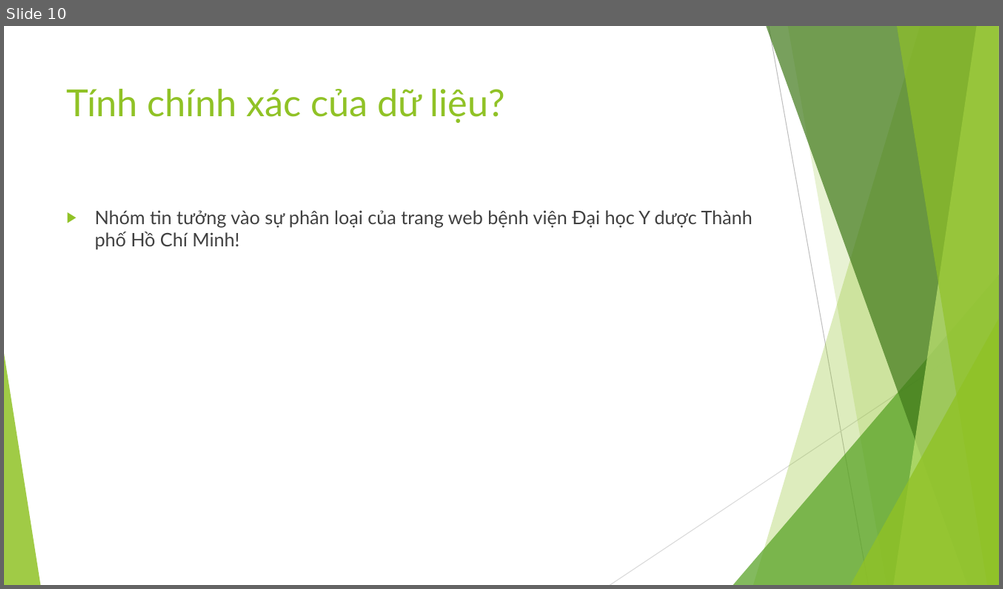
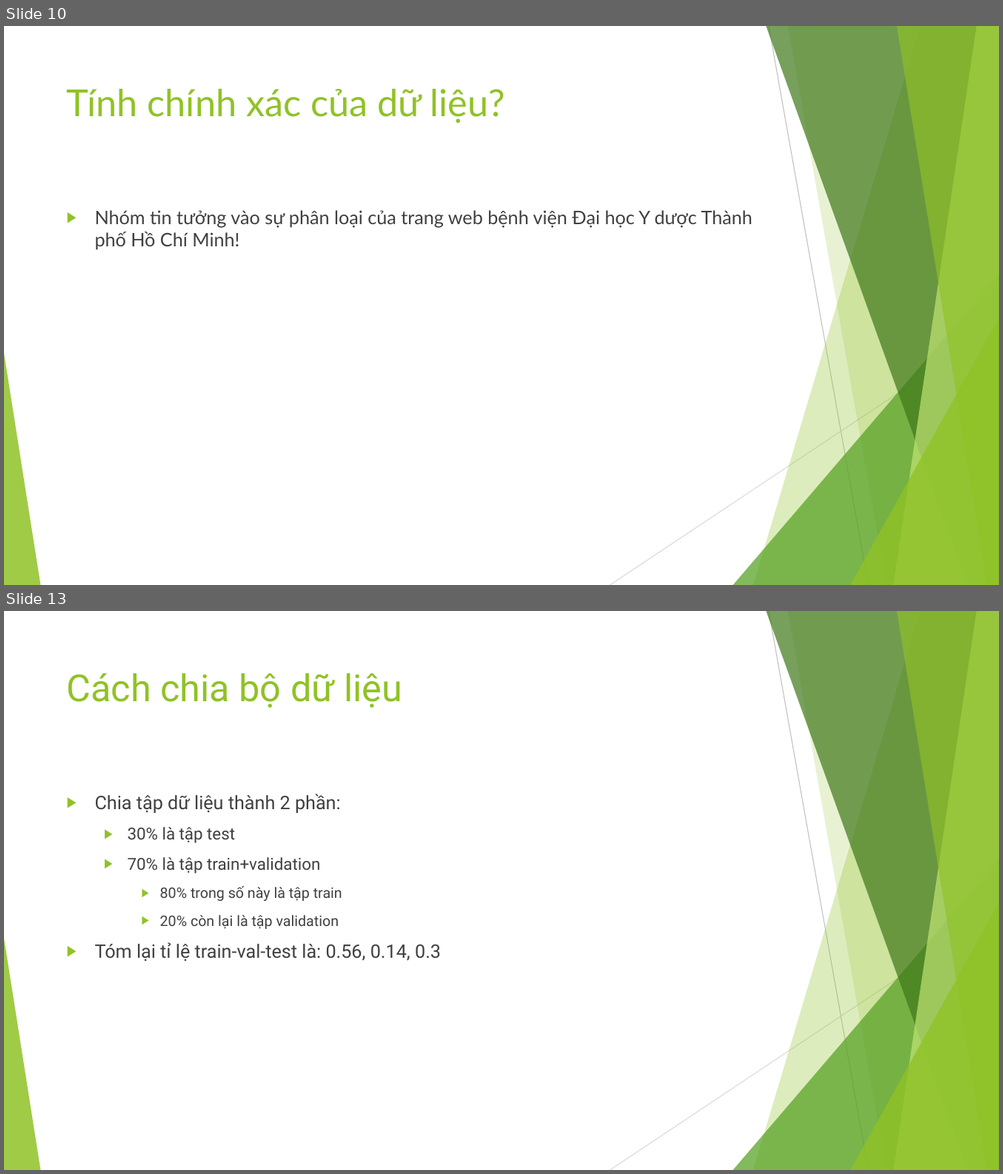
Before and after one commit to NhanCode/DataScienceFinalProject, a slide deck: DACK_Slide.pptx. Shown one above the other, each under a label of ours: slide 10 before the commit, slides 10 and 13 after it; the slides between them are not shown. The pictures are 1003x589 and 1003x1174 pixels, drawn with LibreOffice and Linux fonts; fonts in the diff are those of the drawing. Boxes give left, top, right and bottom in pixels: in the first picture for what was removed or moved away, otherwise in the second. Text is boxed around its words. In the diff, an @@ line names an element or a change of style, - is before the commit and + after.

```diff
--- a/DACK_Slide.pptx
+++ b/DACK_Slide.pptx
@@ slide 13 added at (4,611,999,1170), background #FFFFFF; not listed: 10 template elements that a slide beside it also shows @@
@@ title added at (67,673,402,708), 36 pt, text #90C226 @@
+Cách chia bộ dữ liệu
@@ text added at (95,794,441,961), 18 pt, text #404040 @@
+▶ Chia tập dữ liệu thành 2 phần:
+  ▶ 30% là tập test
+  ▶ 70% là tập train+validation
+    ▶ 80% trong số này là tập train
+    ▶ 20% còn lại là tập validation
+▶ Tóm lại tỉ lệ train-val-test là: 0.56, 0.14, 0.3
```
Also in this commit, not shown: 4 slides changed, 8 other slides added, 1 other file.
